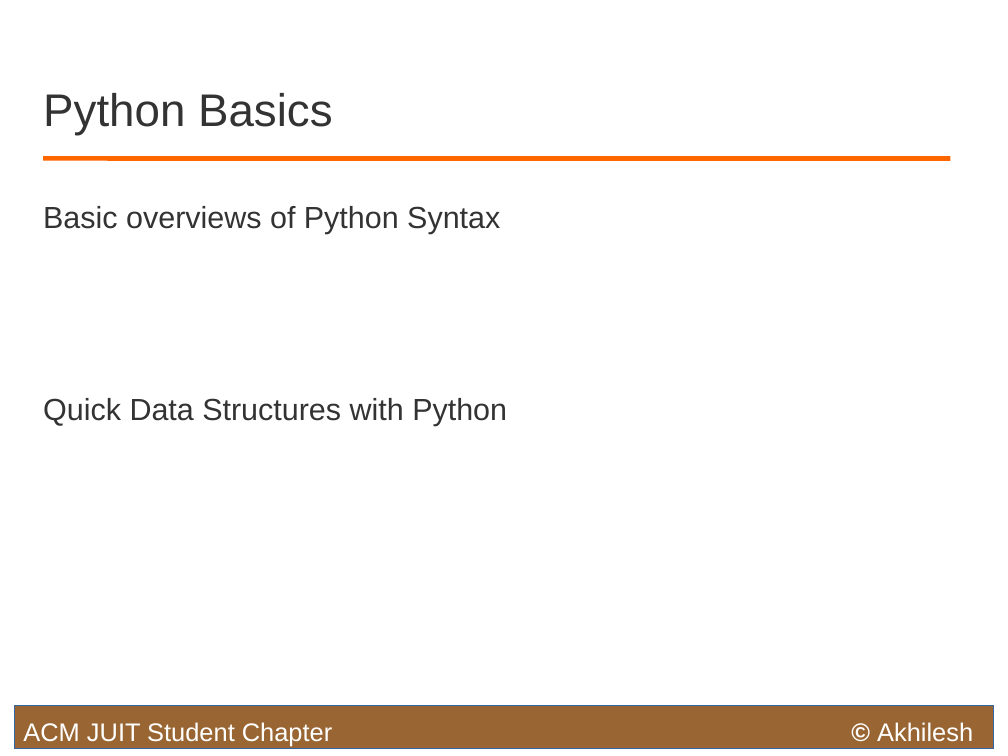
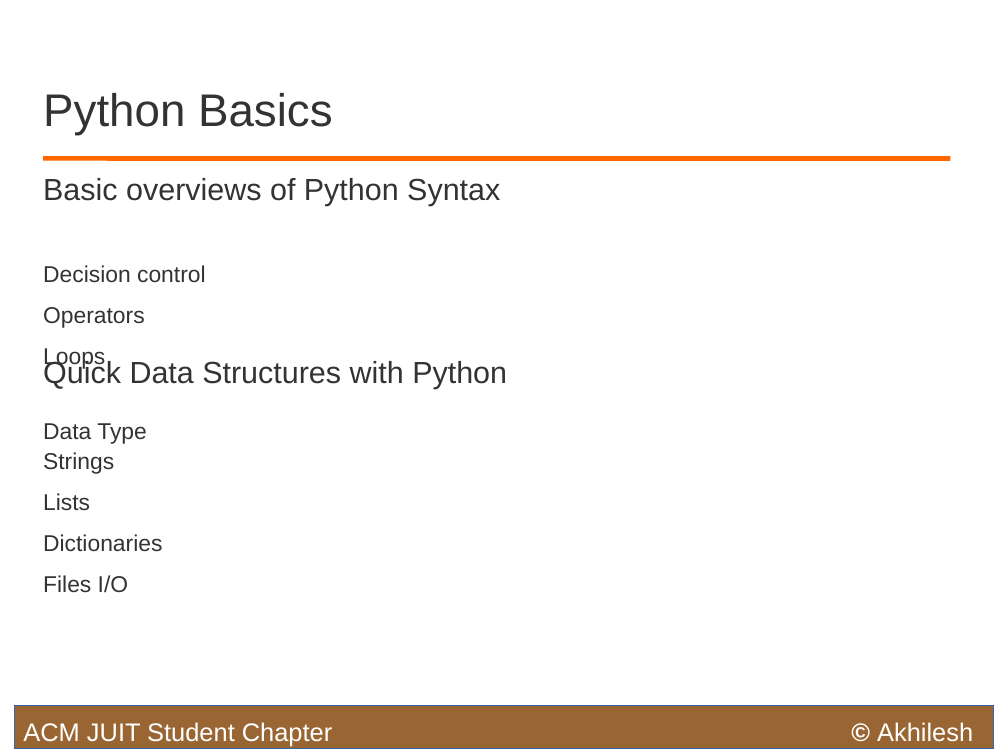
Before and after one commit to akhilesh-k/Machine-Learning-Sessions, a slide deck: slide 3 of Slides/Day-1.odp. Drawn at 1008x756 pixels with LibreOffice and Linux fonts; fonts in the diff are those of the drawing. Boxes give left, top, right and bottom in pixels: in the first picture for what was removed or moved away, otherwise in the second. Text is boxed around its words. In the diff, an @@ line names an element or a change of style, - is before the commit and + after.

```diff
--- a/Slides/Day-1.odp
+++ b/Slides/Day-1.odp
@@ text at <box>43,178,500,206</box>: less space between paragraphs @@
@@ text "Basic overviews of Python Syntax": place and size @@
-text "Basic overviews of Python Syntax" at <box>43,206,500,234</box>
+text "Basic overviews of Python Syntax" at <box>43,178,500,370</box>
@@ text at <box>43,265,206,370</box>: paragraphs added @@
+Decision control
+Operators
+Loops
@@ text at <box>43,359,507,389</box>: less space between paragraphs @@
@@ text at <box>43,423,162,593</box>: paragraphs added @@
+Data Type
+Strings
+Lists
+Dictionaries
+Files I/O
```
Also in this commit, not shown: 3 slides added, 38 other files.
